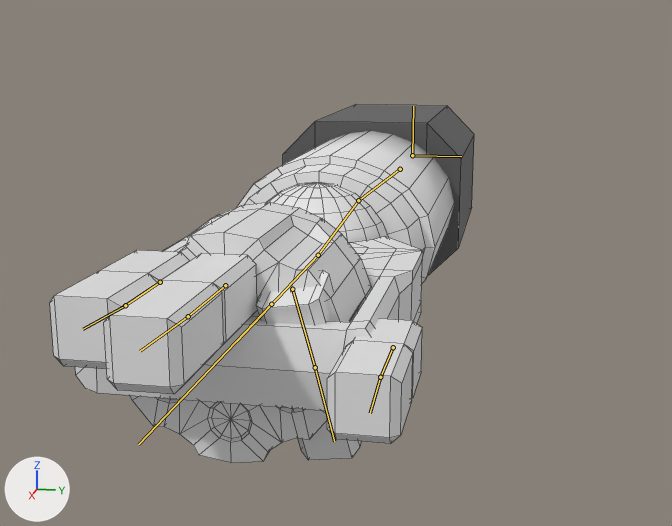
One commit to the FBX model Assets/Graphics/Models/Player/Arm.fbx: the scene before it, then after it.
Before and after are seen from a 50 mm lens placed at (0.143, 0.0165, 0.0182), pointed at (0.0609, 0.0001, -0.0024). Lighting does not change. The marker at lower left points along +X, +Y and +Z. Both versions are drawn at frame 1 of the action 'Arm|ReferencePose'; the numbers are the values there. The bones that bend it are drawn over the model as lines. Mesh edges are drawn as thin lines.

In view in the first picture: 'Gauntlet'.
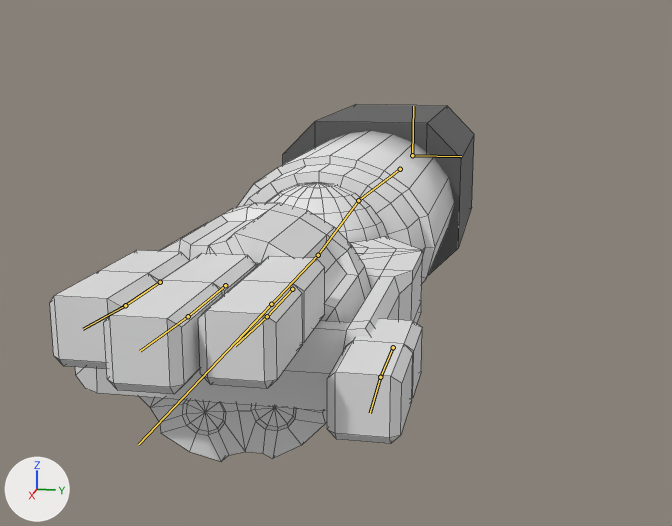
Where the change shows, as pixel boxes (x1, y1, x2, y2) in the pictures (672 x 526 px):
'Gauntlet', posed: before (50, 105, 474, 463); after (50, 105, 474, 461)
bone 'Index', root to tip: before (292, 289) to (315, 367); after (292, 289) to (267, 316)

What the commit changed:
Bone 'Cylinder' (bone_cylinder) turns from (0, 0, 0) to (0, 98, 0) degrees about its own x, y and z.
Bone 'Index' (bone_index) turns from (-106, 10, -3) to (0, 0, 0) degrees about its own x, y and z.
